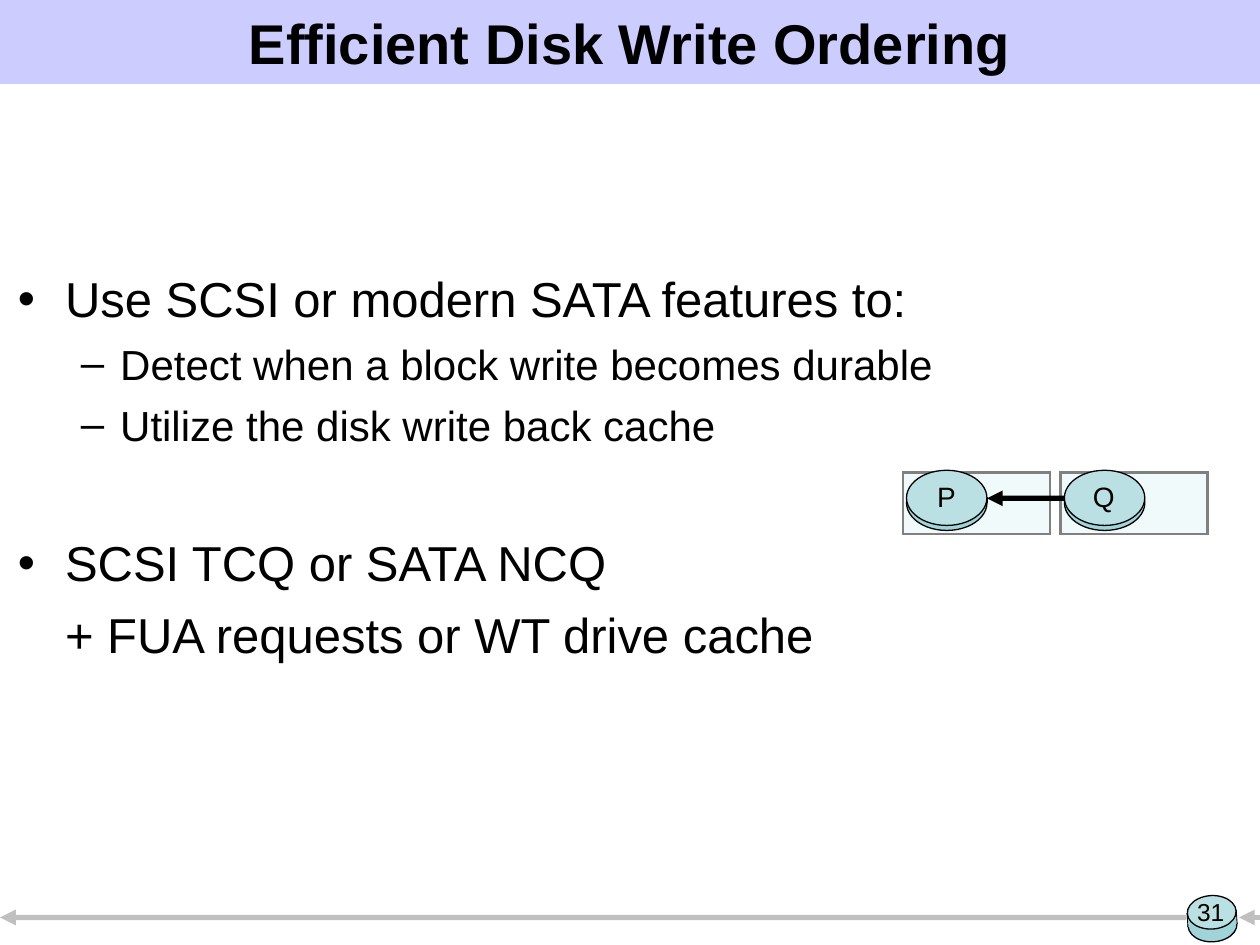
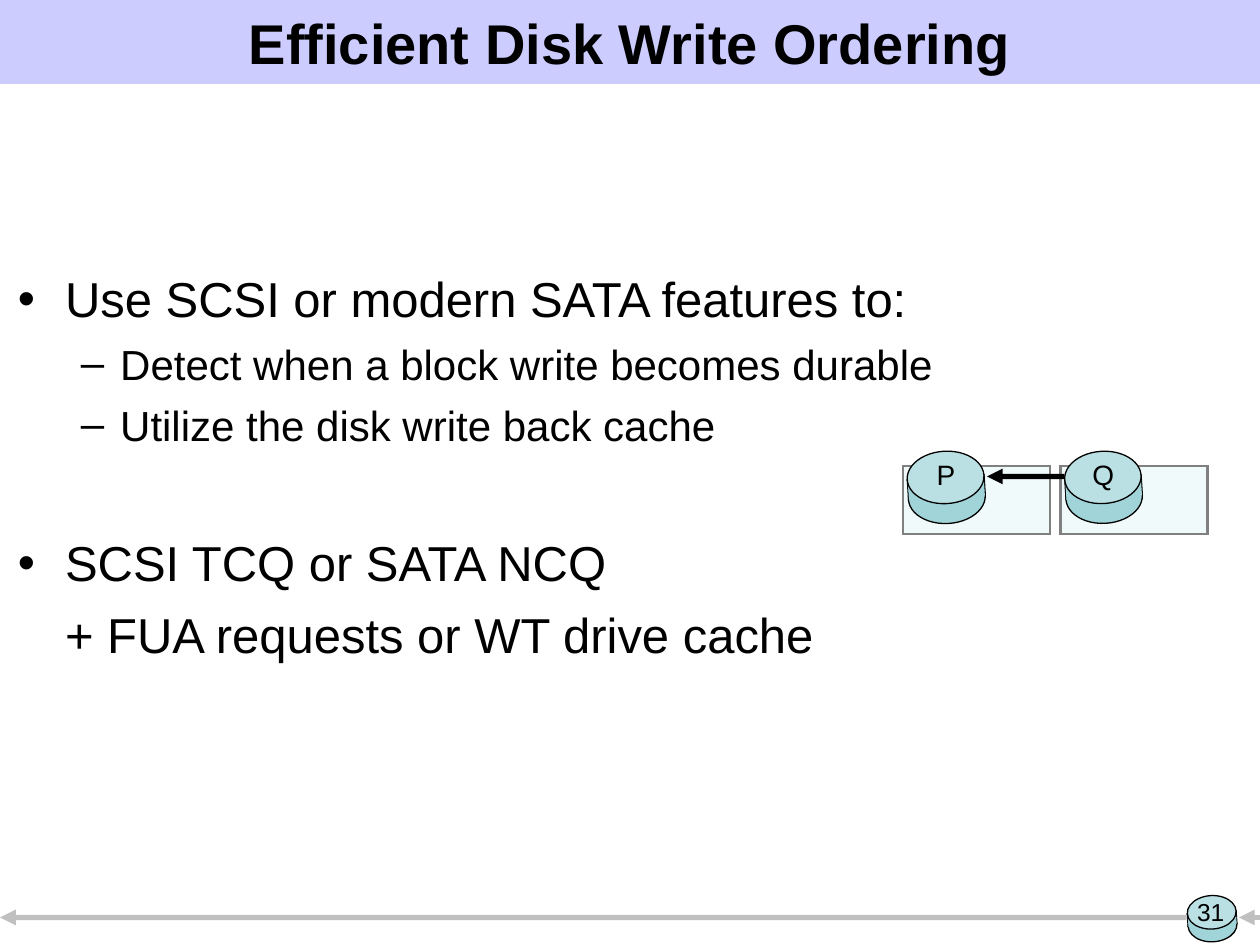
Before and after one commit to ucla-readable/fstitch-doc, a slide deck: slide 31 of sosp/pres.ppt. Drawn at 1260x945 pixels with LibreOffice and Linux fonts; fonts in the diff are those of the drawing. Boxes give left, top, right and bottom in pixels: in the first picture for what was removed or moved away, otherwise in the second. Text is boxed around its words. In the diff, an @@ line names an element or a change of style, - is before the commit and + after.

Commit message:
Revert to e48819c1fccedc65bc6fd3e7aae8819ba793f86e (Remove crash todo...) to move from thin back to thick patches.

```diff
--- a/sosp/pres.ppt
+++ b/sosp/pres.ppt
@@ rectangle: place and size @@
-rectangle at <box>903,472,1051,534</box>
+rectangle at <box>903,466,1051,534</box>
@@ rectangle at <box>908,475,985,500</box>: outline #000000 0.74 pt to none; rotation 0 to 356 degrees @@
@@ text "P": place and size @@
-text "P" at <box>937,487,956,507</box>
+text "P" at <box>937,465,956,485</box>
@@ arrow moved from (1065, 498) - (987, 498) to (1065, 476) - (987, 476) @@
@@ rectangle: place and size @@
-rectangle at <box>1061,472,1208,534</box>
+rectangle at <box>1061,466,1208,534</box>
@@ rotation 0 to 356 degrees in 6 elements at <box>1065,469,1144,525</box>, <box>907,469,987,526</box>, <box>1063,449,1143,505</box>, <box>906,449,985,506</box>, <box>908,475,986,500</box>, <box>1065,475,1143,500</box> @@
@@ rectangle at <box>1065,475,1142,500</box>: outline #000000 0.74 pt to none; rotation 0 to 356 degrees @@
@@ text "Q": place and size @@
-text "Q" at <box>1093,487,1115,513</box>
+text "Q" at <box>1092,465,1114,491</box>
```
Also in this commit, not shown: 18 other slides changed, 2 slides added, 1 slide removed.
